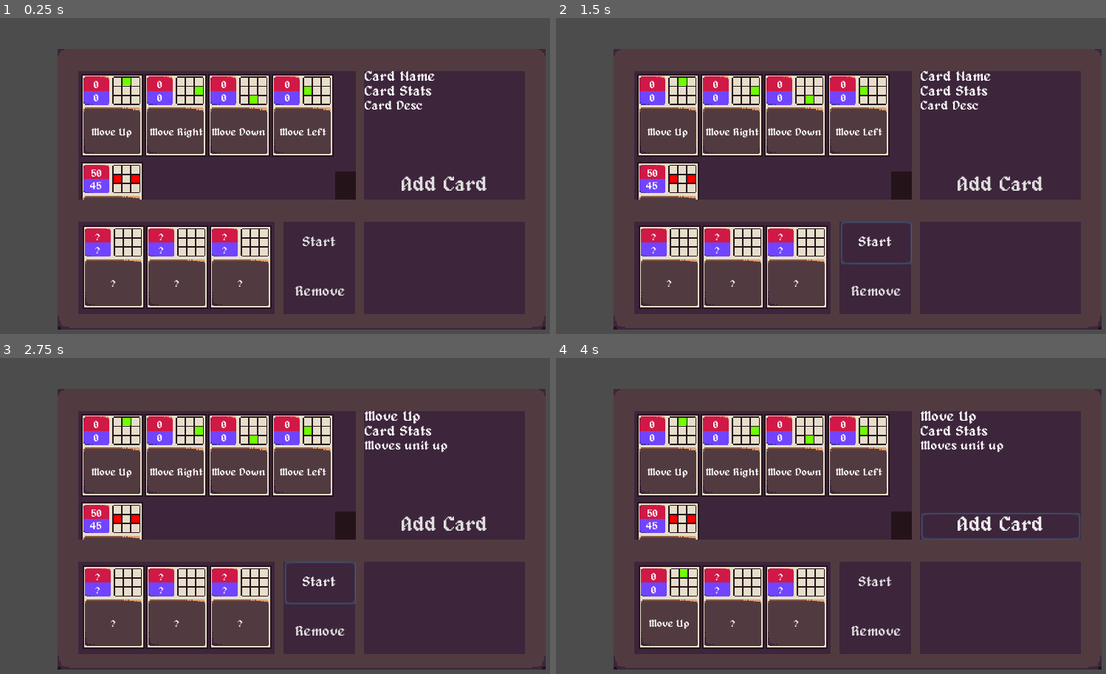
Above: before the commit, frames 1-4 (two rows, left to right).
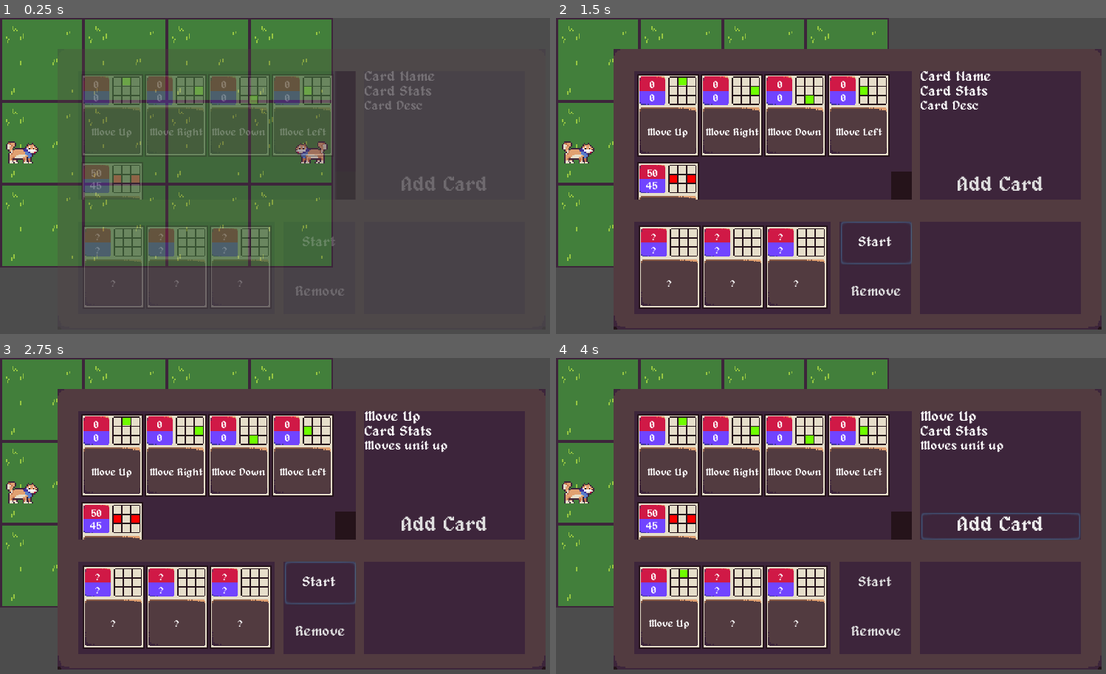
Above: after the commit, the same moments.

Repository: erik-lance/Shiba-Fighters
Game: Godot game, scene res://scenes/fight.tscn
Same seed, same stepped clock (60 frames per second), same inputs: the game is played once before the commit and once after it. This scene is started directly instead of the project's main scene.
Inputs (mouse positions are in pixels of both pictures, inside the frame that each line leads up to):
- Up to frame 1 (0.25 s): no input
- Up to frame 2 (1.5 s): click "Start" at 0.5 s; click (875, 242) at 1.25 s, where only the run after the commit has a clickable "Start"
- Up to frame 3 (2.75 s): click (110, 455) at 2.02 s
- Up to frame 4 (4 s): click (875, 632) at 2.75 s, where only the run after the commit has a clickable "Remove"; click (1001, 525) at 3.5 s, where only the run after the commit has a clickable "Add Card"

The runs differ from the first frame. In frame 1, 72% of the frame differs, in the area x 0-100%, y 0-99%; in frame 2, 13%; in frame 3, 13%; in frame 4, 13%.

Commit message:
Connected signals to fighters through arena manager as well as a system for turntaking

Diff:
--- a/assets/scripts/fight_manager.gd
+++ b/assets/scripts/fight_manager.gd
@@ -3,25 +3,57 @@
 onready var arena_manager = $ArenaManager
 onready var deck_manager = $DeckManager
 onready var screen = $StrategyScreen
+onready var anim = $AnimationPlayer
 
 var round_num = 0
 
 var max_turn = 3
-var cur_turn = -1
+var cur_turn = 0
+
+var player_cards = null
+var enemy_cards = null
+
+var fighter = {
+	player = null,
+	enemy = null
+}
 
 # Called when the node enters the scene tree for the first time.
 func _ready():
+	arena_manager.connect("arena_finished",self,'_on_arena_loaded')
+	arena_manager.connect("player_finished",self,'player_done')
+	arena_manager.connect("enemy_finished",self,'enemy_done')
+
+	arena_manager.prepare_tester()
 	screen.set_deck(deck_manager.get_shiba_cards())
+	anim.play("strat_screen_open")
+	screen.connect("begin",self,'_on_battle_begin')
+
 
 
 # Called every frame. 'delta' is the elapsed time since the previous frame.
 #func _process(delta):
 #	pass
+func _on_arena_loaded(player,enemy):
+	fighter.player = player
+	fighter.enemy = enemy
+	print('Arena has successfully loaded!')
 
+func _on_battle_begin(cards):
+	player_cards = cards
+	anim.play("strat_screen_close")
+	battle_director()
 
-func _on_battle_begin():
-	screen.visible = false
+func battle_director():
+	print(fighter.player)
+	fighter.player.get_child(0).play_anim(player_cards[cur_turn].get_anim_name())
+	pass
 
+func player_done(anim_name):
+	pass
 
-func _on_StrategyScreen_begin():
-	screen.visible = false
+func enemy_done(anim_name):
+	pass
+
+func animation_done():
+	pass
